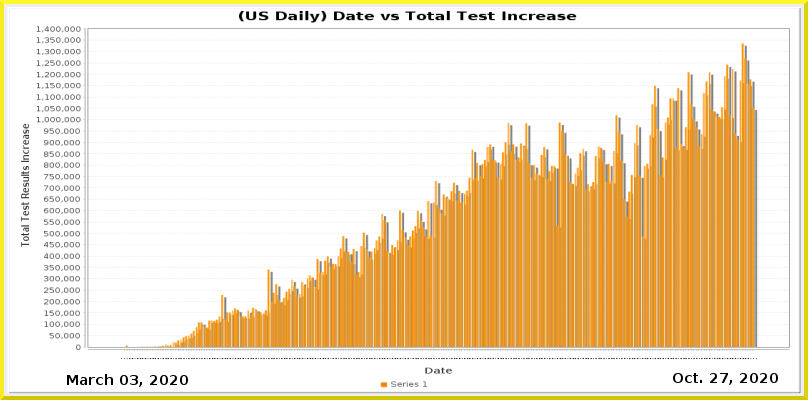
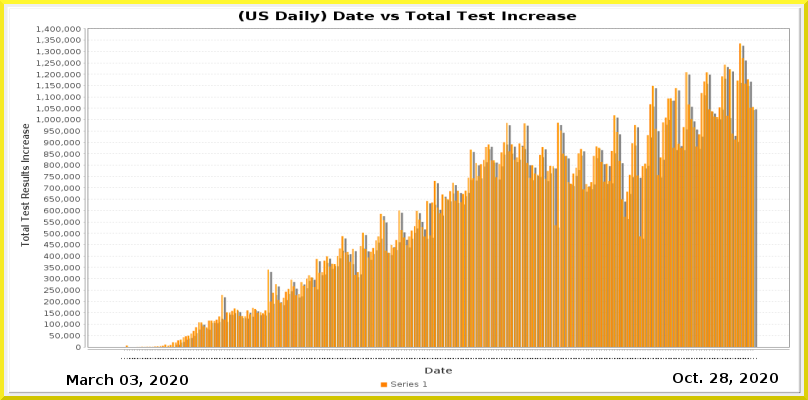
Before/after of a (808, 400) layered artwork. What changed in the layer stack:
painted on "Current Date" over [720, 373, 728, 383]
painted on "Date_vs_TestIncrease.png" over [134, 43, 758, 360]
